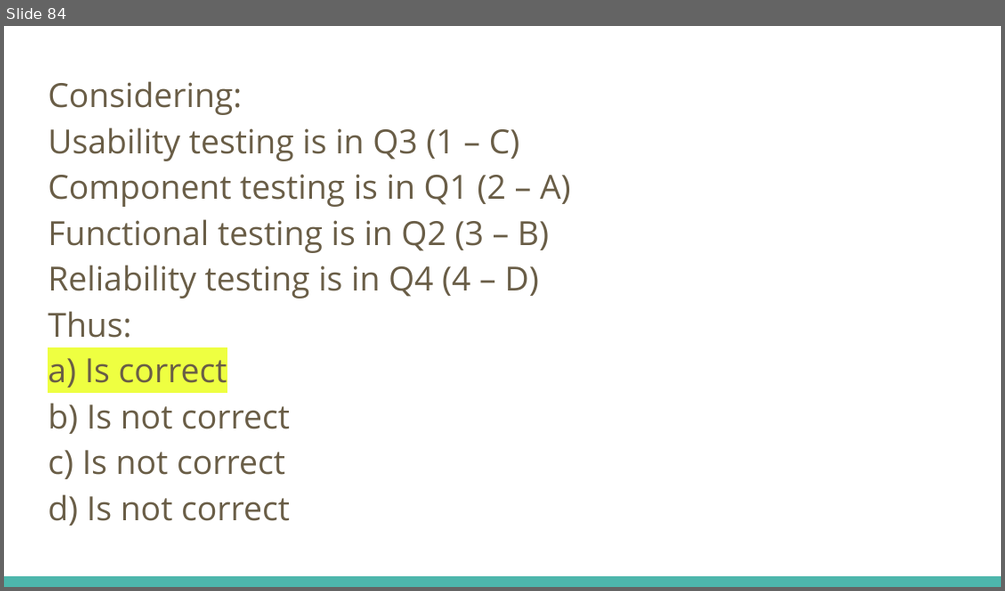
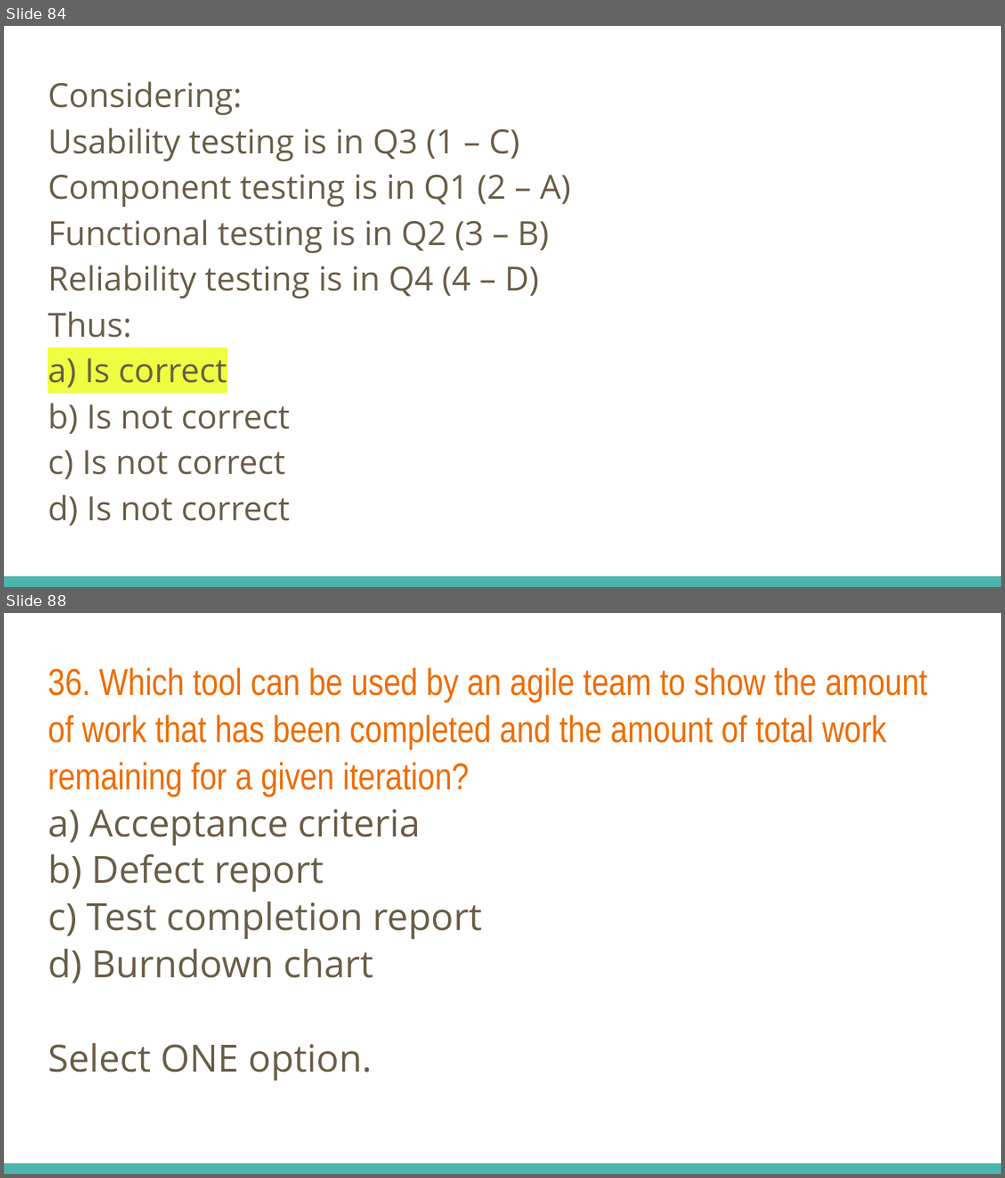
Before and after one commit to fawadmalik/istqb, a slide deck: ISTQB Foundation Level Preparation.pptx. Shown one above the other, each under a label of ours: slide 84 before the commit, slides 84 and 88 after it; the slides between them are not shown. The pictures are 1005x591 and 1005x1178 pixels, drawn with LibreOffice and Linux fonts; fonts in the diff are those of the drawing. Boxes give left, top, right and bottom in pixels: in the first picture for what was removed or moved away, otherwise in the second. Text is boxed around its words. In the diff, an @@ line names an element or a change of style, - is before the commit and + after.

```diff
--- a/ISTQB Foundation Level Preparation.pptx
+++ b/ISTQB Foundation Level Preparation.pptx
@@ slide 88 added at (4,613,1001,1174), background #FFFFFF; not listed: 1 template element that a slide beside it also shows @@
@@ text added at (48,667,928,1080), 27 pt, text #EF6C00 @@
+36. Which tool can be used by an agile team to show the amount of work that has been completed and the amount of total work remaining for a given iteration?
+a) Acceptance criteria
+b) Defect report
+c) Test completion report
+d) Burndown chart
+Select ONE option.
```
Also in this commit, not shown: 1 slide changed, 4 other slides added.
